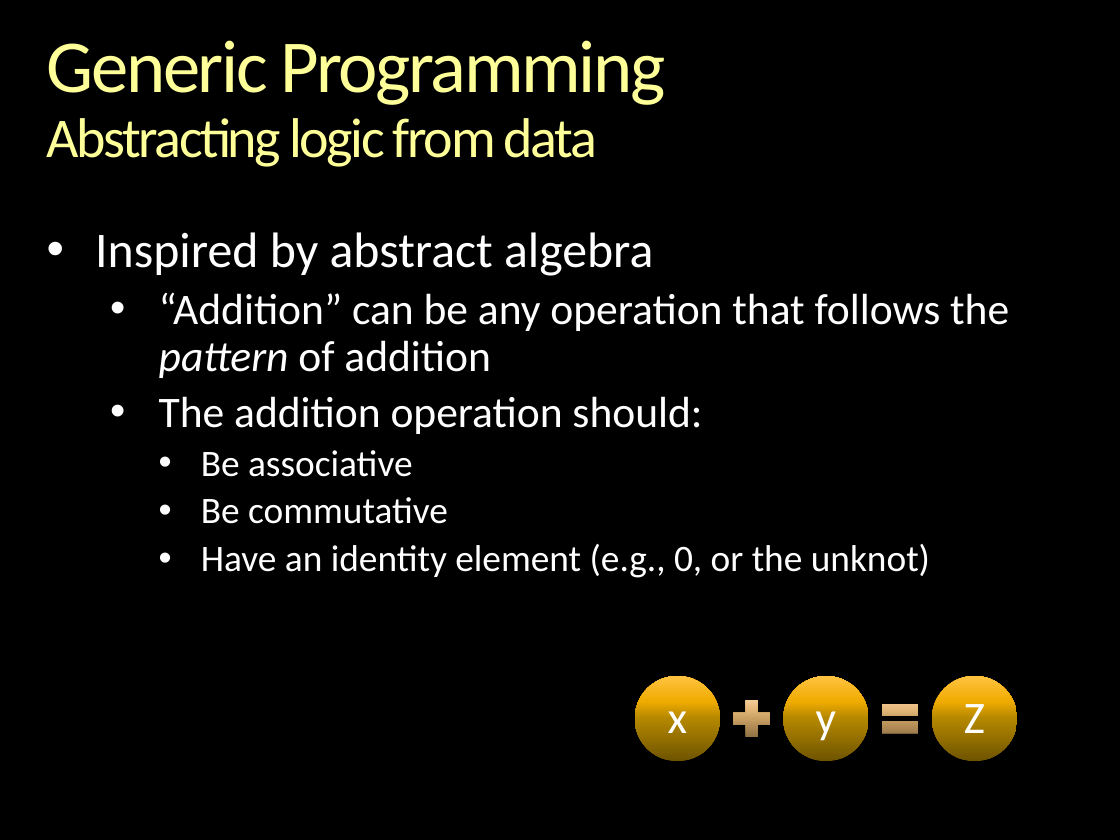
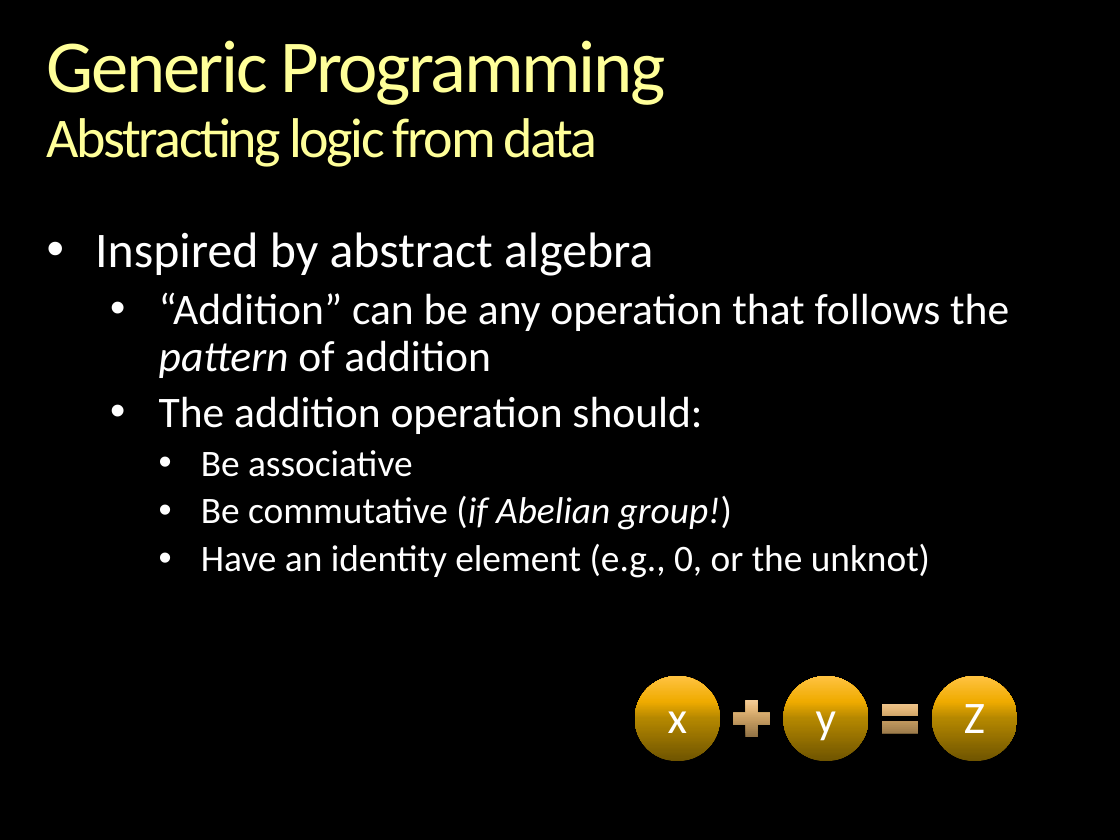
Before and after one commit to gcallah/indras_net, a slide deck: slide 6 of docs/ABMsAsAlgebraic.pptx. Drawn at 1120x840 pixels with LibreOffice and Linux fonts; fonts in the diff are those of the drawing; background and template pictures are left out. Boxes give left, top, right and bottom in pixels: in the first picture for what was removed or moved away, otherwise in the second. Text is boxed around its words. In the diff, an @@ line names an element or a change of style, - is before the commit and + after.

```diff
--- a/docs/ABMsAsAlgebraic.pptx
+++ b/docs/ABMsAsAlgebraic.pptx
@@ text at <box>201,496,732,530</box>: text changed @@
-    • Be commutative
+    • Be commutative (if Abelian group!)
```
Also in this commit, not shown: 5 other slides changed, 1 slide added, 1 slide removed.
